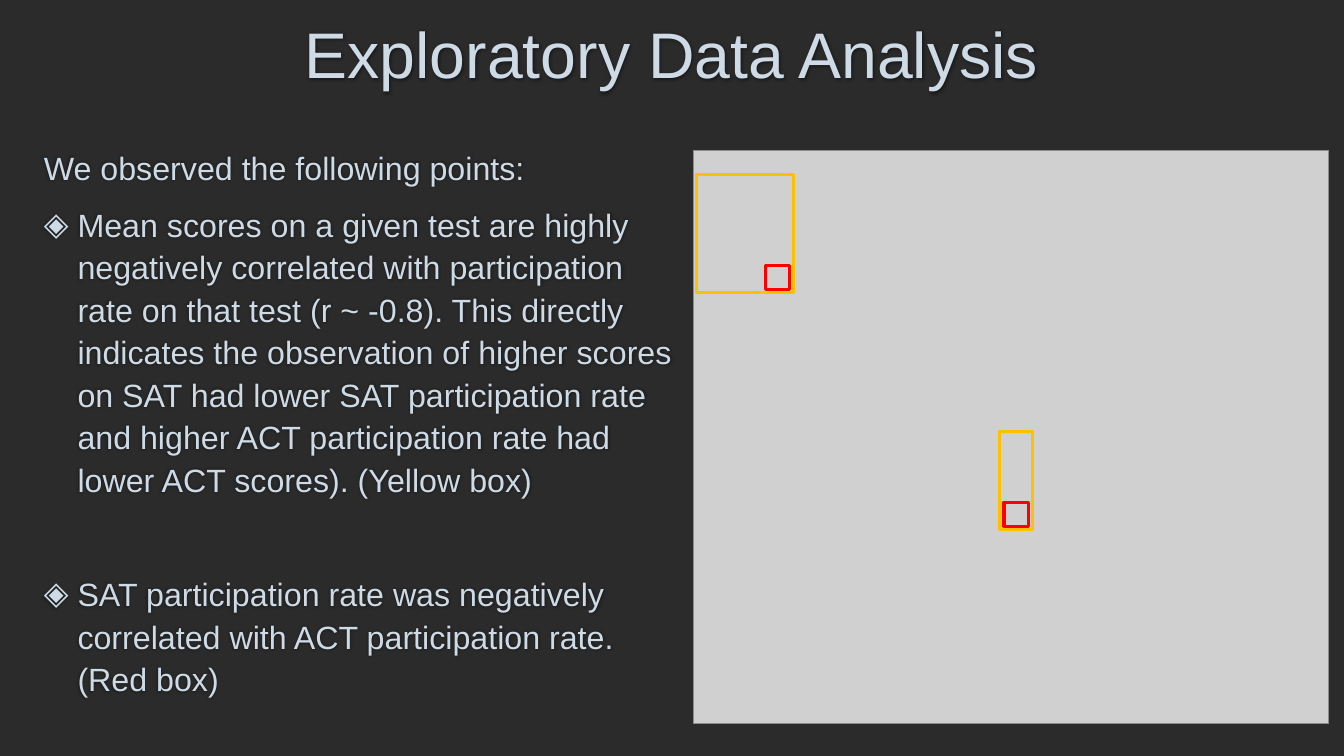
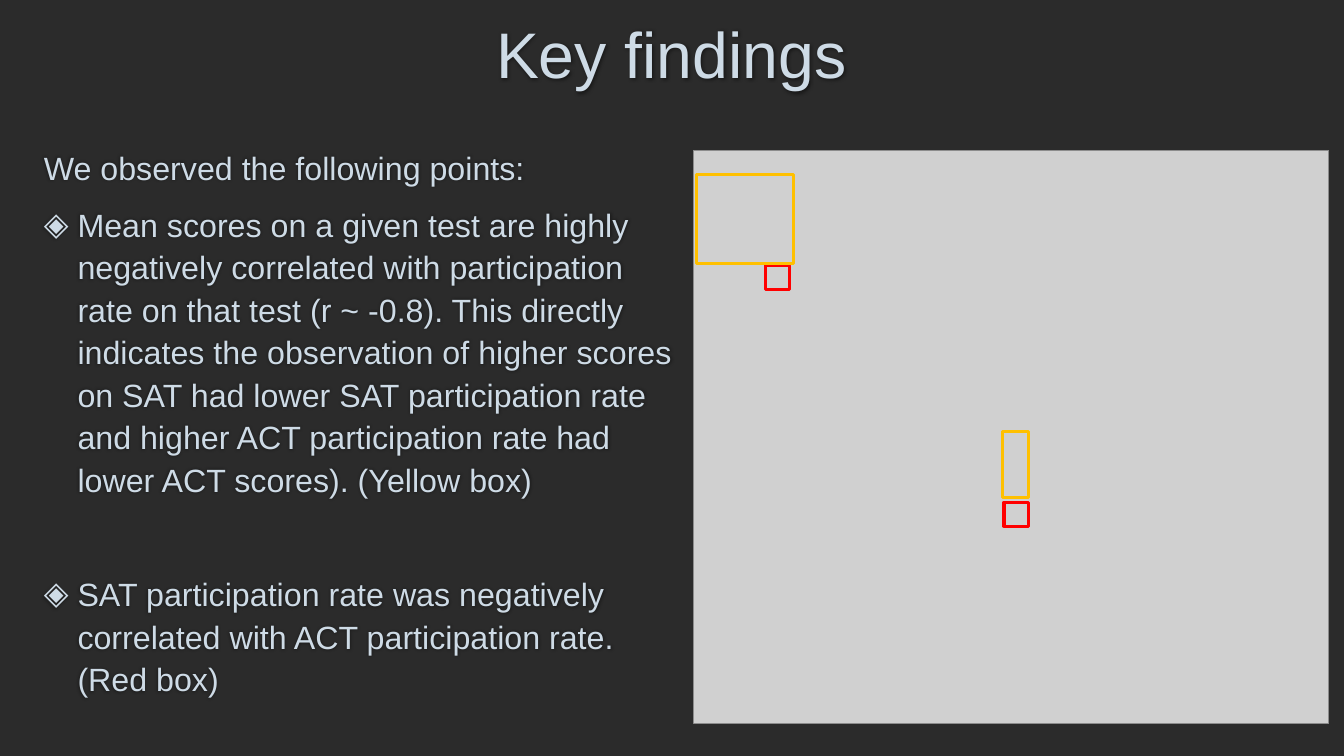
Before and after one commit to GitJeffreySim/dsiprojects, a slide deck: slide 5 of project_1/Project_1_presentation_joint.pptx. Drawn at 1344x756 pixels with LibreOffice and Linux fonts; fonts in the diff are those of the drawing; grey boxes stand for pictures; background and template pictures are left out; a plain dark background stands for a picture behind light text. Boxes give left, top, right and bottom in pixels: in the first picture for what was removed or moved away, otherwise in the second. Text is boxed around its words. In the diff, an @@ line names an element or a change of style, - is before the commit and + after.

```diff
--- a/project_1/Project_1_presentation_joint.pptx
+++ b/project_1/Project_1_presentation_joint.pptx
@@ title at (496, 31, 847, 91): text changed @@
-Exploratory Data Analysis
+Key findings
@@ rectangle: place and size @@
-rectangle at (698, 174, 795, 293)
+rectangle at (697, 174, 794, 264)
@@ rectangle: place and size @@
-rectangle at (1000, 432, 1032, 530)
+rectangle at (1002, 432, 1029, 499)
```
Also in this commit, not shown: 7 other slides changed, 50 other files.
